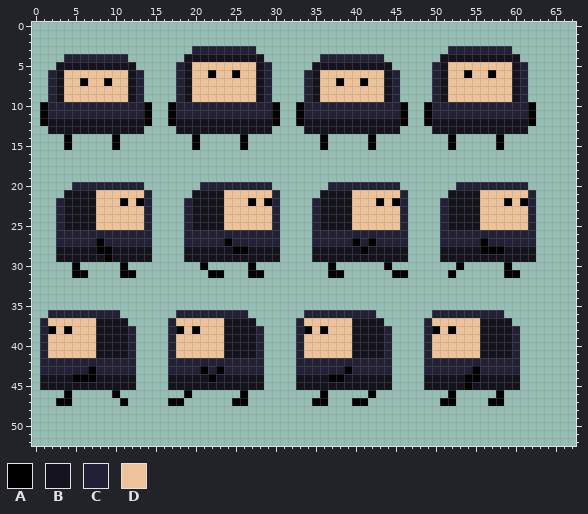
Sprite sheet, stored at Code/app/src/main/res/drawable/sprite_player_1.png. That is the earlier state.
The file is 128x128 pixels. Shown: x 0..67, y 0..52.
Palette (. is transparent): A #000000  B #14131e  C #222034  D #eec39a
Pixels before, first column x 1:
 3 ...................CCCCCCCC........................CCCCCCCC...
 4 ...CCCCCCCC.......BBBBBBBBBB.......CCCCCCCC.......BBBBBBBBBB..
 5 ..BBBBBBBBBB.....CBDDDDDDDDBC.....BBBBBBBBBB.....CBDDDDDDDDBC.
 6 .CBDDDDDDDDBC....CBDDADDADDBC....CBDDDDDDDDBC....CBDDADDADDBC.
 7 .CBDDADDADDBC....CBDDDDDDDDBC....CBDDADDADDBC....CBDDDDDDDDBC.
 8 .CBDDDDDDDDBC....CBDDDDDDDDBC....CBDDDDDDDDBC....CBDDDDDDDDBC.
 9 .CBDDDDDDDDBC....CBDDDDDDDDBC....CBDDDDDDDDBC....CBDDDDDDDDBC.
10 ACCCCCCCCCCCCA..ACCCCCCCCCCCCA..ACCCCCCCCCCCCA..ACCCCCCCCCCCCA
11 ACCCCCCCCCCCCA..ACCCCCCCCCCCCA..ACCCCCCCCCCCCA..ACCCCCCCCCCCCA
12 ABBBBBBBBBBBBA..ABBBBBBBBBBBBA..ABBBBBBBBBBBBA..ABBBBBBBBBBBBA
13 .BBBBBBBBBBBB....BBBBBBBBBBBB....BBBBBBBBBBBB....BBBBBBBBBBBB.
14 ...A.....A.........A.....A.........A.....A.........A.....A....
15 ...A.....A.........A.....A.........A.....A.........A.....A....
16 ..............................................................
17 ..............................................................
18 ..............................................................
19 ..............................................................
20 ....CCCCCCCCC.......CCCCCCCCC.......CCCCCCCCC.......CCCCCCCCC.
21 ...BBBBDDDDDDC.....BBBBDDDDDDC.....BBBBDDDDDDC.....BBBBDDDDDDC
22 ..CBBBBDDDADAC....CBBBBDDDADAC....CBBBBDDDADAC....CBBBBDDDADAC
23 ..CBBBBDDDDDDC....CBBBBDDDDDDC....CBBBBDDDDDDC....CBBBBDDDDDDC
24 ..CBBBBDDDDDDC....CBBBBDDDDDDC....CBBBBDDDDDDC....CBBBBDDDDDDC
25 ..CBBBBDDDDDDC....CBBBBDDDDDDC....CBBBBDDDDDDC....CBBBBDDDDDDC
26 ..CCCCCCCCCCCC....CCCCCCCCCCCC....CCCCCCCCCCCC....CCCCCCCCCCCC
27 ..CCCCCACCCCCC....CCCCCACCCCCC....CCCCCACACCCC....CCCCCACCCCCC
28 ..BBBBBAABBBBB....BBBBBBAABBBB....BBBBBBABBBBB....BBBBBAAABBBB
29 ..BBBBBBABBBBB....BBBBBBBBBBBB....BBBBBBBBBBBB....BBBBBBBBBBBB
30 ....A.....A.........A.....A.........A......A........A.....A...
31 ....AA....AA.........AA...AA........AA......AA.....A......AA..
32 ..............................................................
33 ..............................................................
34 ..............................................................
35 ..............................................................
36 .CCCCCCCCC.......CCCCCCCCC.......CCCCCCCCC.......CCCCCCCCC....
37 CDDDDDDBBBB.....CDDDDDDBBBB.....CDDDDDDBBBB.....CDDDDDDBBBB...
38 CADADDDBBBBC....CADADDDBBBBC....CADADDDBBBBC....CADADDDBBBBC..
39 CDDDDDDBBBBC....CDDDDDDBBBBC....CDDDDDDBBBBC....CDDDDDDBBBBC..
40 CDDDDDDBBBBC....CDDDDDDBBBBC....CDDDDDDBBBBC....CDDDDDDBBBBC..
41 CDDDDDDBBBBC....CDDDDDDBBBBC....CDDDDDDBBBBC....CDDDDDDBBBBC..
42 CCCCCCCCCCCC....CCCCCCCCCCCC....CCCCCCCCCCCC....CCCCCCCCCCCC..
43 CCCCCCACCCCC....CCCCACACCCCC....CCCCCCACCCCC....CCCCCCACCCCC..
44 BBBBAAABBBBB....BBBBBABBBBBB....BBBBAABBBBBB....BBBBBAABBBBB..
45 BBBBBBBBBBBB....BBBBBBBBBBBB....BBBBBBBBBBBB....BBBBBABBBBBB..
46 ...A.....A........A......A.........A.....A.........A.....A....
47 ..AA......A.....AA......AA........AA...AA.........AA....AA....
After the commit:
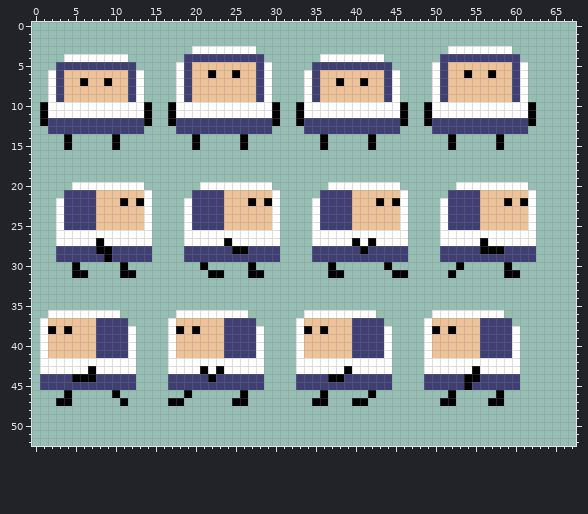
What changed:
colour B: #14131e -> #3f3f74
colour C: #222034 -> #ffffff
